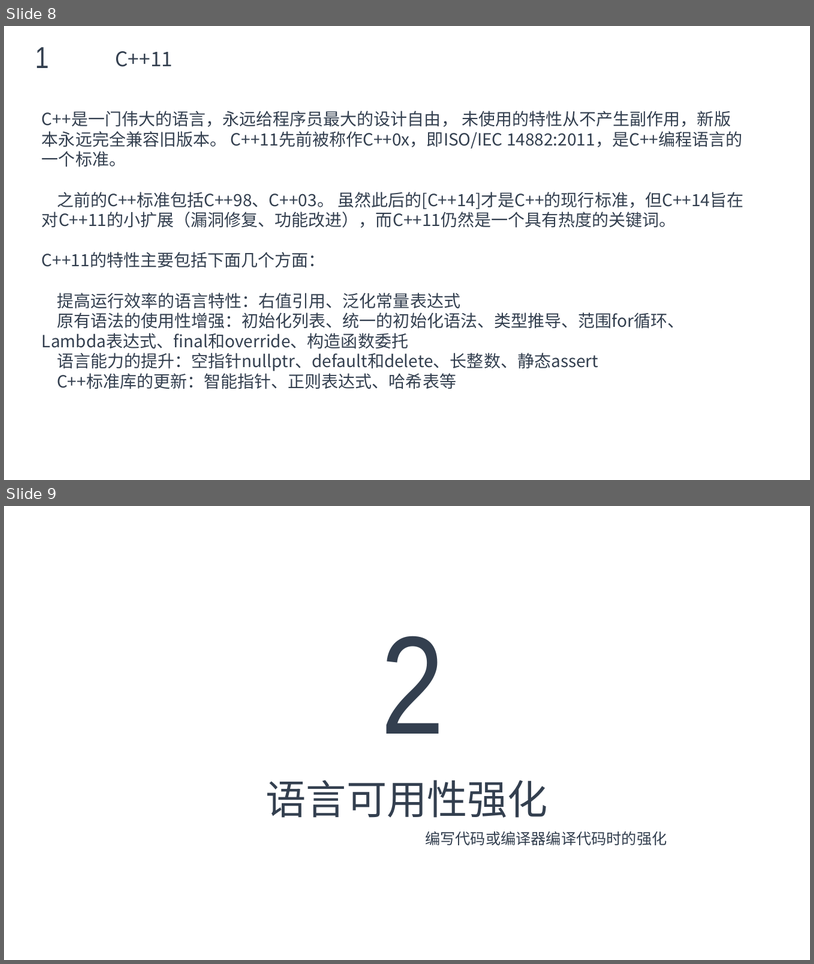
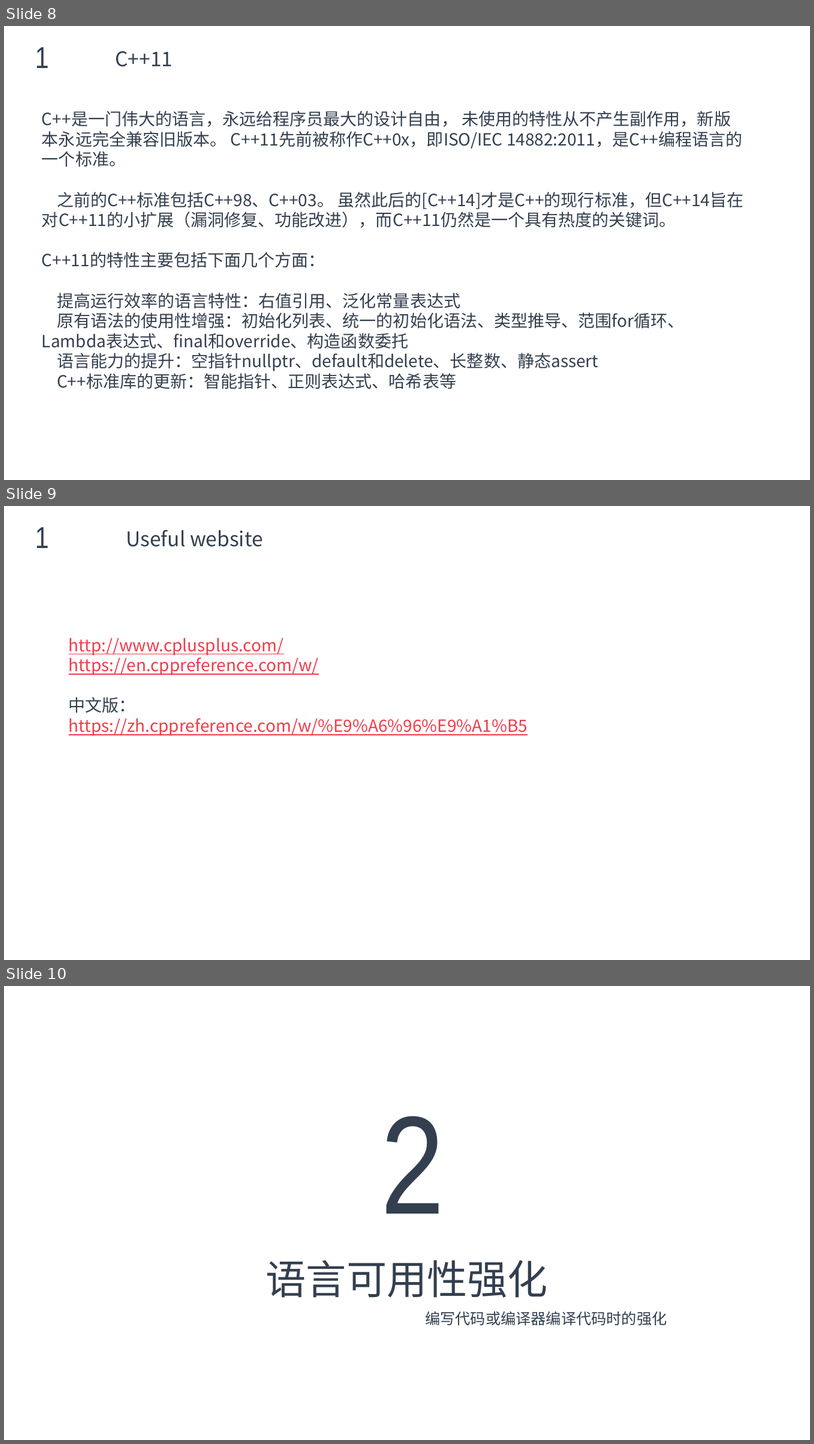
Before and after one commit to max4sharing/modern_cpp, a slide deck: C++11.pptx. Shown one above the other, each under a label of ours: slides 8 and 9 before the commit, slides 8, 9 and 10 after it. The pictures are 814x964 and 814x1444 pixels, drawn with LibreOffice and Linux fonts; fonts in the diff are those of the drawing; background and template pictures are left out. Boxes give left, top, right and bottom in pixels: in the first picture for what was removed or moved away, otherwise in the second. Text is boxed around its words. In the diff, an @@ line names an element or a change of style, - is before the commit and + after.

```diff
--- a/C++11.pptx
+++ b/C++11.pptx
@@ slide 9 added at (4,506,810,960), background picture (left out) @@
@@ text added at (35,527,49,548), 36 pt, text #333F4F @@
+1
@@ text added at (126,530,263,547), 24 pt, text #333F4F @@
+Useful website
@@ text added at (69,637,528,736), 20 pt, text #F33B48, underline @@
+http://www.cplusplus.com/
+https://en.cppreference.com/w/
+中文版：
+https://zh.cppreference.com/w/%E9%A6%96%E9%A1%B5
@@ what was slide 9 is now slide 10 @@
```
Also in this commit, not shown: 4 slides changed, 2 other slides added.
